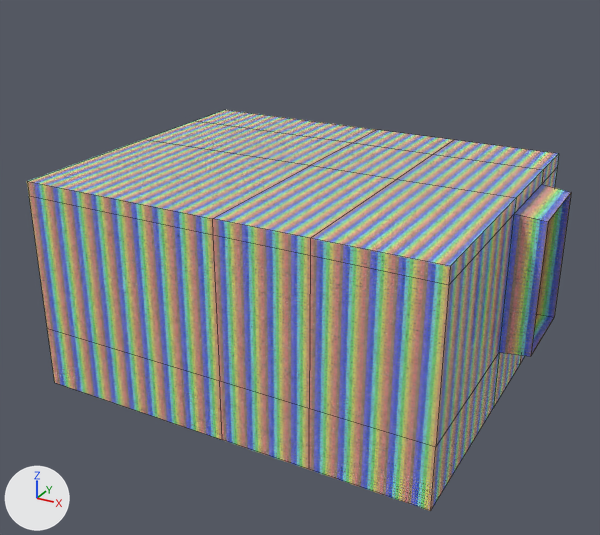
Two versions of the FBX model PaintingWorkshop/Assets/Models/SalleVG/WallsVG/wallsVG.fbx, one commit apart.
Both versions are drawn from a 50 mm lens placed at (5.87, -7.08, 4.61), pointed at (2.14, -0.31, 1.22). The axes (+X, +Y, +Z) are drawn at lower left. The lights are the same throughout. Mesh edges are drawn as thin lines. Where no turn or scale is listed for an object, it has been applied to the vertices.

Objects in the first picture: 'Salle Van Gogh'.
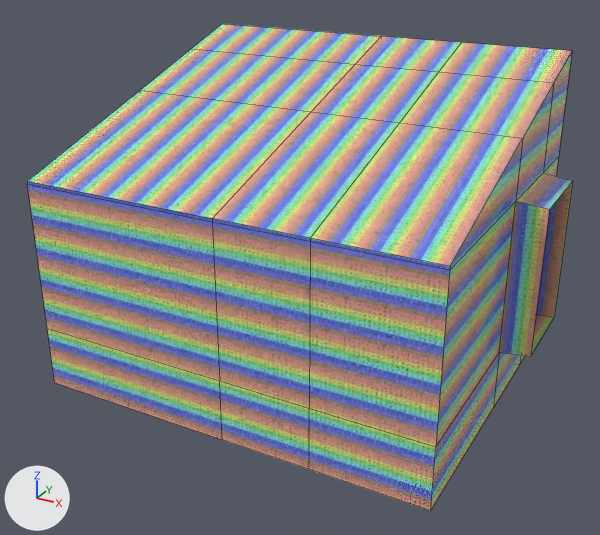
Pixel boxes [x1, y1, x2, y2] of what changed, in the pictures (600 x 535 px; the box of a moved part takes in the faces that stretch with it):
'Salle Van Gogh', reshaped, surface changed (21% taller): before [27, 110, 571, 511]; after [27, 24, 573, 511]
part 1 of me_mesh, moved or reshaped: before [27, 168, 571, 447]; after [27, 156, 573, 447]
part 2 of me_mesh, moved or reshaped: before [29, 139, 516, 284]; after [28, 90, 523, 270]
part 3 of me_mesh, moved or reshaped: before [145, 121, 543, 214]; after [141, 48, 554, 200]
part 4 of me_mesh, moved or reshaped: before [195, 110, 559, 183]; after [192, 24, 572, 172]
part 5 of me_mesh, surface changed: [47, 314, 554, 511] in both

What the commit changed:
me_mesh is used by ob_salle_van_gogh; location (0.0, 0.0, 0.0).
me_mesh had 60 vertices, 55 faces and spanned x 0.0..4.46, y -1.74..1.63, z 0.0..2.2.
me_mesh now has 60 vertices, 55 faces and spans x 0.0..4.46, y -1.74..1.63, z 0.0..3.26.
me_mesh part 1: all 14 vertices in x 0.0..4.46, y -1.74..1.63, z 2.02..2.06 are moved by (0.0, 0.0, 0.12).
me_mesh part 2: all 4 vertices in x 0.0..4.16, y 0.0, z 2.2 are moved by (0.0, 0.0, 0.54).
me_mesh part 3: all 4 vertices in x 0.0..4.16, y 0.98, z 2.2 are moved by (0.0, 0.0, 0.85).
me_mesh part 4: all 4 vertices in x 0.0..4.16, y 1.63, z 2.2 are moved by (0.0, 0.0, 1.05).
me_mesh part 5: texture (UV) coordinates of 55 of 55 faces, centred in x 0.0..4.31, y -1.74..1.63, z 0.0..2.2, changed; they spanned u 0.01..0.99, v 0.01..0.97 and now span u 0.0..1.0, v 0.02..0.93.
